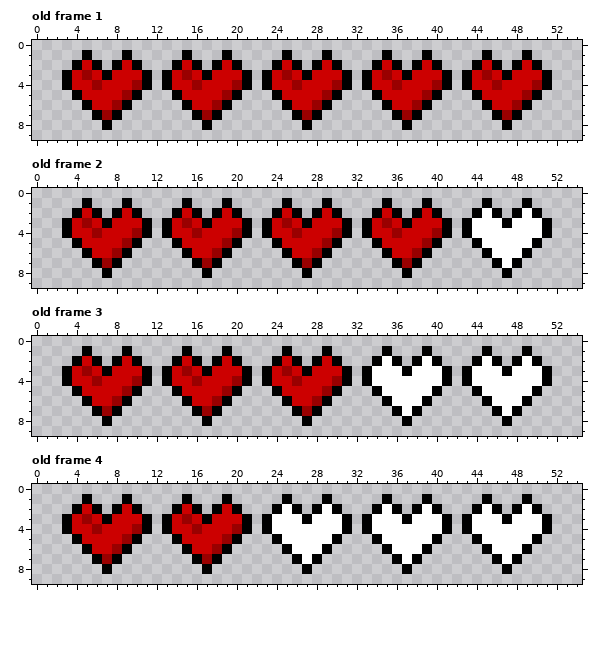
A pixel-art file gets an edit: aseprite/chars/MC/health.aseprite. The first picture shows the starting point.
55x10 pixels, 6 frames. Shown: old frame 1, old frame 2, old frame 3, old frame 4. The commit also changed other frames, which this record leaves out.
The result:
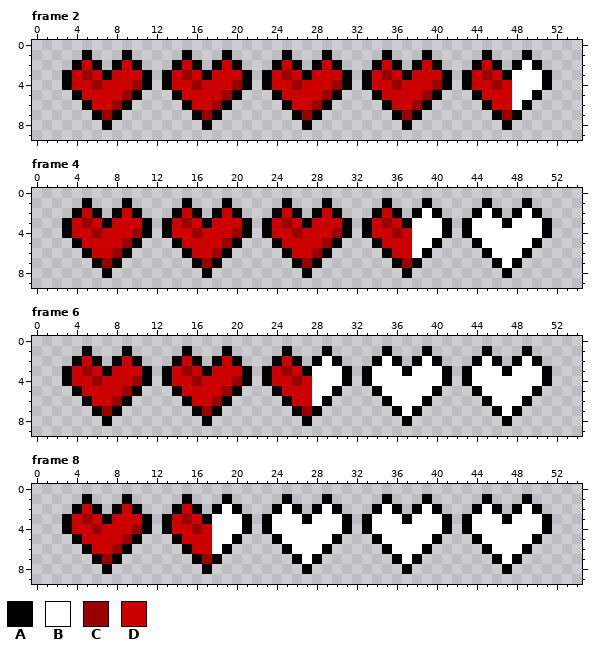
Palette (. is transparent): A #000000  B #ffffff  C #990000  D #cc0000
A new or re-ordered frame is compared with the old frame closest to it.
What changed:
frames 6 -> 11
Frame 2 is new; against old frame 1:
y 2: x 49 D -> B
y 3: x 48..50 DDD -> BBB
y 4: x 48..50 DDC -> BBB
y 5: x 48..49 DC -> BB
y 6: x 48 C -> B
Frame 4 is new; against old frame 2:
y 2: x 39 D -> B
y 3: x 38..40 DDD -> BBB
y 4: x 38..40 DDC -> BBB
y 5: x 38..39 DC -> BB
y 6: x 38 C -> B
Frame 6 is new; against old frame 3:
y 2: x 29 D -> B
y 3: x 28..30 DDD -> BBB
y 4: x 28..30 DDC -> BBB
y 5: x 28..29 DC -> BB
y 6: x 28 C -> B
Frame 8 is new; against old frame 4:
y 2: x 19 D -> B
y 3: x 18..20 DDD -> BBB
y 4: x 18..20 DDC -> BBB
y 5: x 18..19 DC -> BB
y 6: x 18 C -> B
Where, in picture pixels (left, top, right, bottom), the same in both pictures:
changed: (512, 60, 542, 110)
changed: (412, 208, 442, 258)
changed: (312, 356, 342, 406)
changed: (212, 504, 242, 554)
